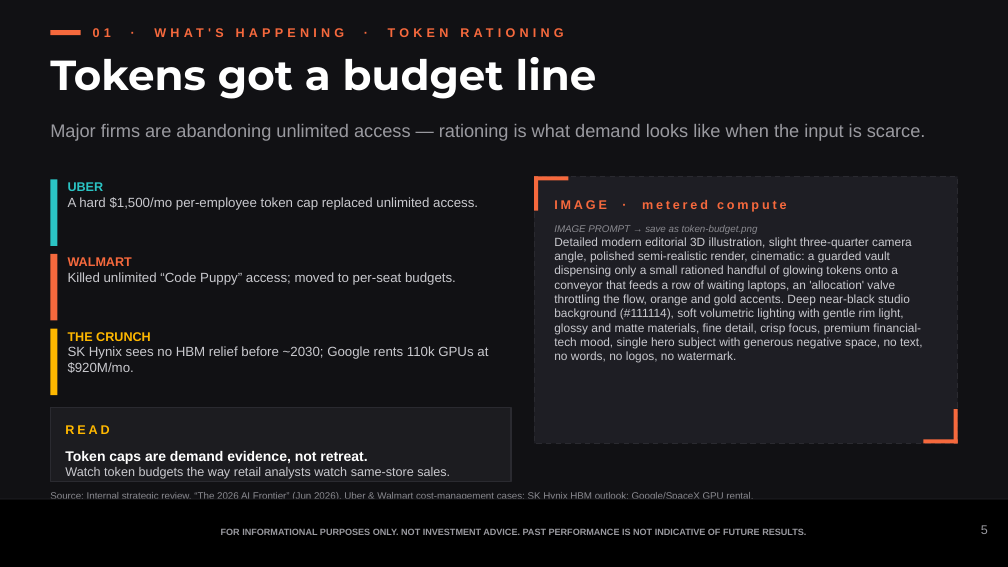
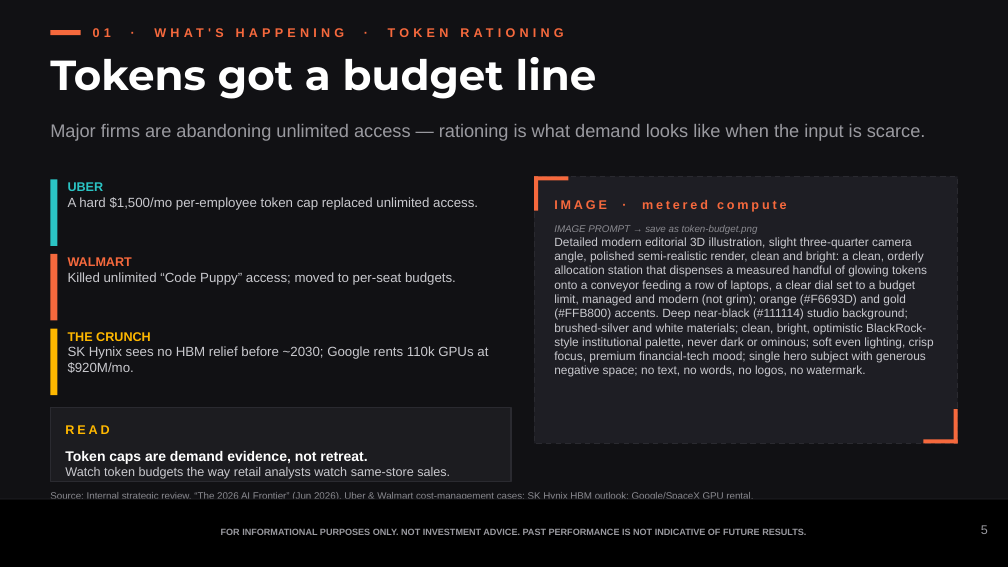
Before and after one commit to samuelcmcclellan-cell/ai-markets-deck, a slide deck: slide 5 of ai-markets-deck.pptx. Drawn at 1008x567 pixels with LibreOffice and Linux fonts; fonts in the diff are those of the drawing. Boxes give left, top, right and bottom in pixels: in the first picture for what was removed or moved away, otherwise in the second. Text is boxed around its words. In the diff, an @@ line names an element or a change of style, - is before the commit and + after.

```diff
--- a/ai-markets-deck.pptx
+++ b/ai-markets-deck.pptx
@@ text at [554, 237, 934, 377]: text changed @@
-Detailed modern editorial 3D illustration, slight three-quarter camera angle, polished semi-realistic render, cinematic: a guarded vault dispensing only a small rationed handful of glowing tokens onto a conveyor that feeds a row of waiting laptops, an 'allocation' valve throttling the flow, orange and gold accents. Deep near-black studio background (#111114), soft volumetric lighting with gentle rim light, glossy and matte materials, fine detail, crisp focus, premium financial-tech mood, single hero subject with generous negative space, no text, no words, no logos, no watermark.
+Detailed modern editorial 3D illustration, slight three-quarter camera angle, polished semi-realistic render, clean and bright: a clean, orderly allocation station that dispenses a measured handful of glowing tokens onto a conveyor feeding a row of laptops, a clear dial set to a budget limit, managed and modern (not grim); orange (#F6693D) and gold (#FFB800) accents. Deep near-black (#111114) studio background; brushed-silver and white materials; clean, bright, optimistic BlackRock-style institutional palette, never dark or ominous; soft even lighting, crisp focus, premium financial-tech mood; single hero subject with generous negative space; no text, no words, no logos, no watermark.
```
Also in this commit, not shown: 3 other slides changed, 3 other files.
